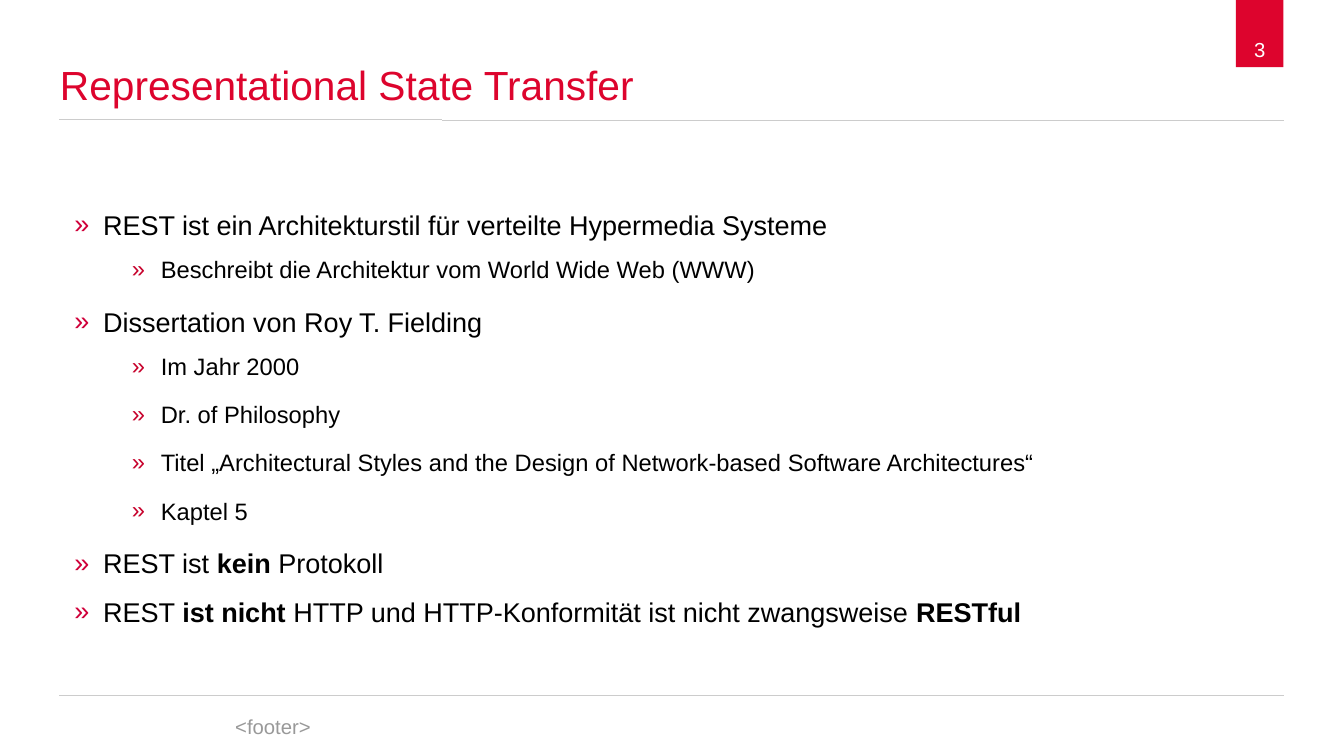
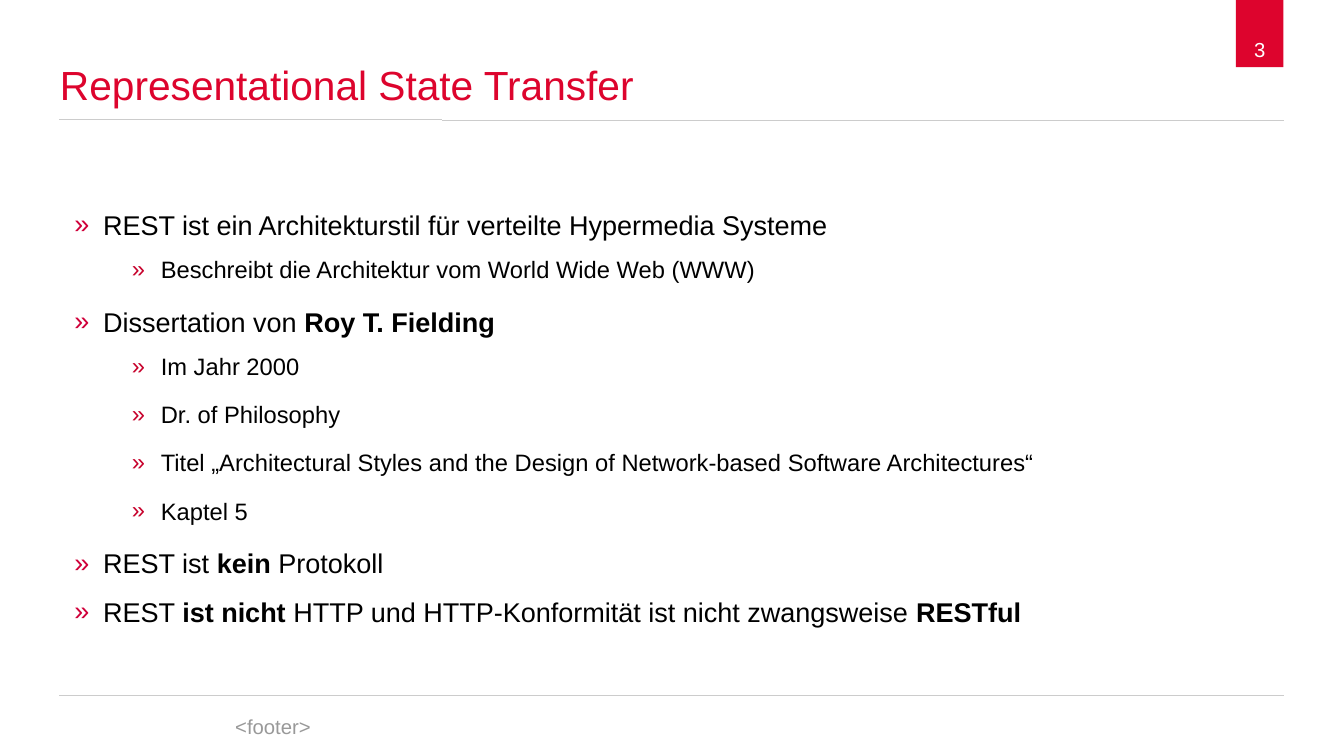
Before and after one commit to spaceone/presentations, a slide deck: slide 3 of representational-state-transfer/representational-state-transfer.odp. Drawn at 1344x756 pixels with LibreOffice and Linux fonts; fonts in the diff are those of the drawing; background and template pictures are left out. Boxes give left, top, right and bottom in pixels: in the first picture for what was removed or moved away, otherwise in the second. Text is boxed around its words. In the diff, an @@ line names an element or a change of style, - is before the commit and + after.

Commit message:
Current state

```diff
--- a/representational-state-transfer/representational-state-transfer.odp
+++ b/representational-state-transfer/representational-state-transfer.odp
@@ text at [103,312,494,337]: bold on in "Roy T. Fielding" @@
```
Also in this commit, not shown: 7 other slides changed, 1 slide added, 1 slide removed.
